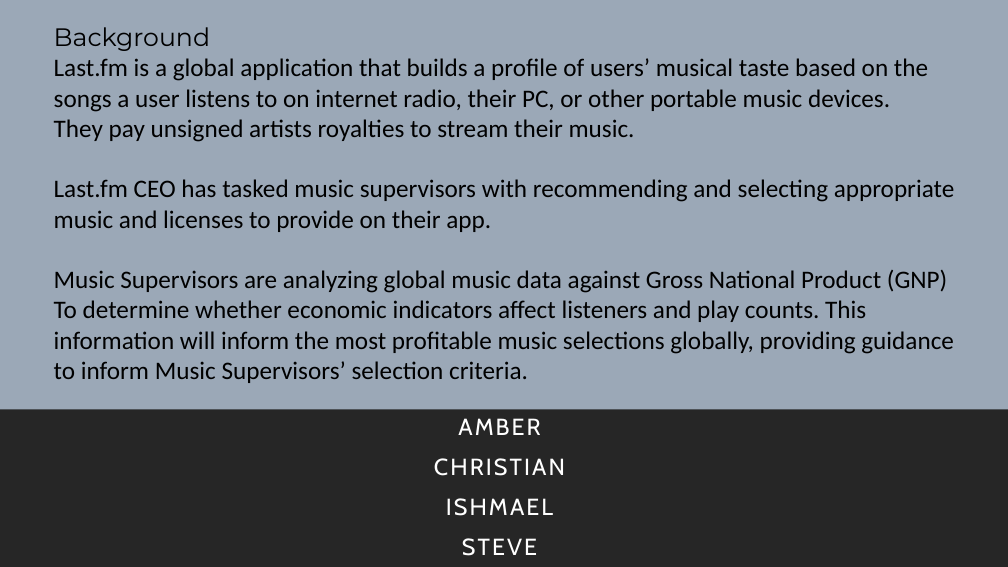
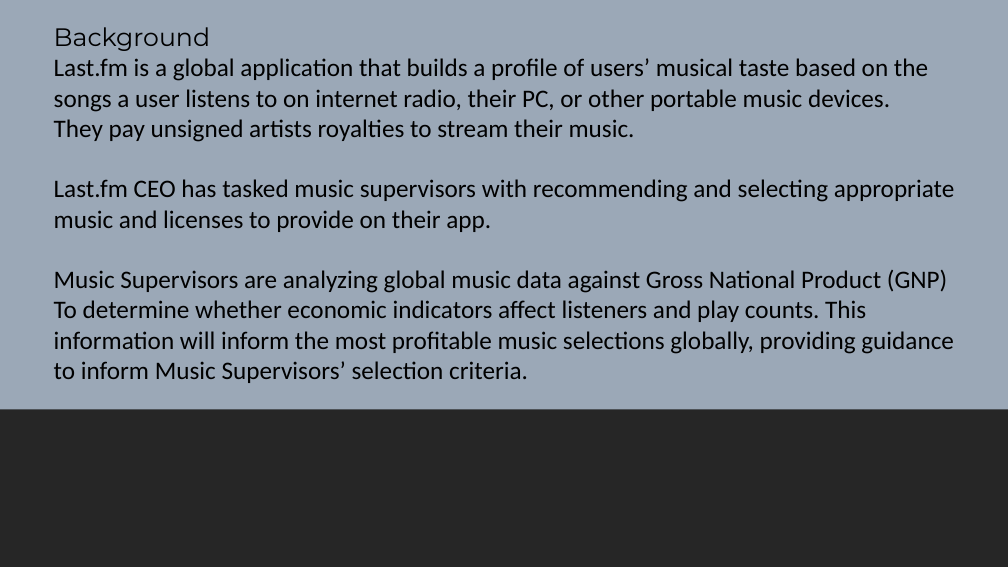
Before and after one commit to kidik425/07-Project_1, a slide deck: slide 2 of The Eff {Strings} Project 1 Demo.pptx. Drawn at 1008x567 pixels with LibreOffice and Linux fonts; fonts in the diff are those of the drawing. Boxes give left, top, right and bottom in pixels: in the first picture for what was removed or moved away, otherwise in the second. Text is boxed around its words. In the diff, an @@ line names an element or a change of style, - is before the commit and + after.

Commit message:
Amber adding code

```diff
--- a/The Eff {Strings} Project 1 Demo.pptx
+++ b/The Eff {Strings} Project 1 Demo.pptx
@@ subtitle removed at [434, 418, 565, 556] @@
-AMBER
-CHRISTIAN
-ISHMAEL
-STEVE
```
Also in this commit, not shown: 4 other slides changed, 1 slide added, 2 slides removed, 3 other files.
